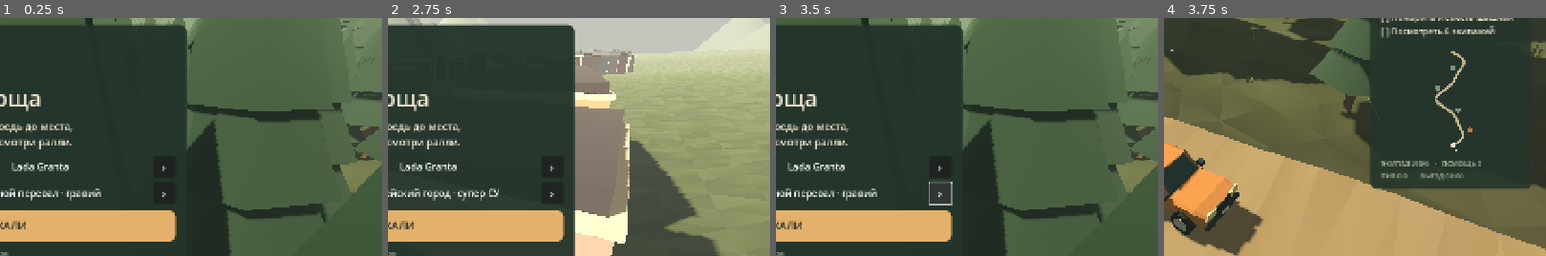
Above: before the commit, frames 1-4 (left to right).
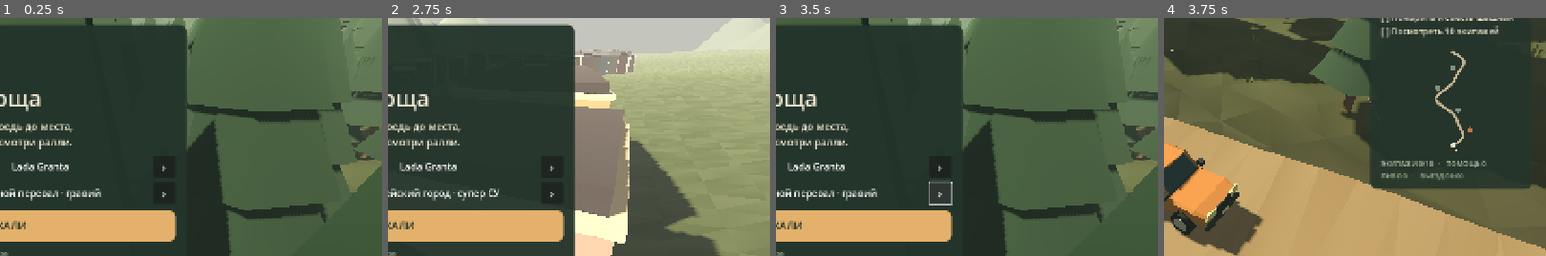
Above: after the commit, the same moments.

Repository: DaniilSmirnov/rfm-simulator
Game: Godot game, scene res://main.tscn
Two runs of this game, one before a commit and one after it. Both use one fixed random seed, a clock stepped at 60 frames per second and the inputs below.
Inputs:
- Up to frame 1 (0.25 s): no input
- Up to frame 2 (2.75 s): click "‹" at 0.5 s; click "›" at 1.25 s; click "‹" at 2 s
- Up to frame 3 (3.5 s): click "›" at 2.75 s
- Up to frame 4 (3.75 s): click "ПОЕХАЛИ" at 3.5 s
The pictures show only the part of the screen within x 50-100%, y 19-69%; the shares and areas given below are measured in that part.

Frames 1-3 are identical in both runs. In frame 4, 0.4% of the frame differs, in the area x 68-88%, y 3-63%.

Commit message:
Limit rally to ten crews and count each participant once

Diff:
--- a/game/scripts/game.gd
+++ b/game/scripts/game.gd
@@ -141,6 +141,7 @@
 var drink_committed = false
 var can_opened = false
 var beer_audio: AudioStreamPlayer
+const RALLY_CREW_LIMIT = 10
 var rally_spawn_count = 0
 var racing = false
 var race_clock = 0.0
@@ -626,10 +627,11 @@
 	toast_label.visible = toast_time > 0 and not mobile_mode
 	if racing and (not room.connected or room.is_host):
 		race_clock += delta
-		spawn_clock -= delta
-		if spawn_clock <= 0:
-			spawn_racer()
-			spawn_clock = rng.randf_range(17, 23)
+		if rally_spawn_count < RALLY_CREW_LIMIT:
+			spawn_clock -= delta
+			if spawn_clock <= 0:
+				spawn_racer()
+				spawn_clock = rng.randf_range(17, 23)
 	_update_hud()
 	engine_audio.pitch_scale = 0.75 + absf(speed) / 18.0
 	engine_audio.volume_db = -21 if in_car else -35
@@ -1080,6 +1082,8 @@
 	return true
 
 func spawn_racer(forced: String = "") -> void:
+	if rally_spawn_count >= RALLY_CREW_LIMIT or dead or finished:
+		return
 	if not racing:
 		if in_car:
 			return
@@ -1140,8 +1144,7 @@
 				racer.target.y = stage.ground(racer.target)
 				toast("ВЫЛЕТ! Отойди с траектории!" if racer.kind == "crash" else "Экипаж застрял. Нужен трос — T рядом с машиной.")
 			elif s > racer.focus + 45 and not racer.counted:
-				racer.counted = true
-				passed += 1
+				count_racer(racer)
 			if s >= Stage.LENGTH - 1 or s > racer.focus + 150:
 				to_remove.append(racer)
 		elif racer.state == "offroad":
@@ -1152,9 +1155,7 @@
 			if t >= 1:
 				racer.state = "stranded"
 				racer.age = 0
-				if not racer.counted:
-					racer.counted = true
-					passed += 1
+				count_racer(racer)
 		elif racer.state == "rock_bounce":
 			var steps = maxi(1, int(ceil(delta / (1.0 / 120.0))))
 			var dt = delta / steps
@@ -1183,9 +1184,7 @@
 				racer.motion.rock_impulse(contact.normal, node.rotation.y)
 				racer.state = "rock_bounce"
 				racer.age = 0.0
-				if not racer.counted:
-					racer.counted = true
-					passed += 1
+				count_racer(racer)
 		if racer.state in ["racing", "offroad", "rock_bounce"]:
 			var tree_hit = stage.obstacle_hit(racer.previous, node.position, 0.95)
 			if tree_hit >= 0:
@@ -1212,6 +1211,8 @@
 					racer.age = 0
 					toast("Столкновение машин! Экипаж остановился.")
 					break
+		if racer.state in ["stranded", "stopped"]:
+			count_racer(racer)
 		var d = node.position.distance_to(player_position())
 		if d < nearest_d and racer.state in ["racing", "offroad"]:
 			nearest = node
@@ -1316,8 +1317,8 @@
 
 func _update_hud() -> void:
 	var distance = int(player_position().distance_to(stage.clearings[target_clearing]))
-	quest_label.text = "%s Найти место  ·  %d м\n%s Разложить стол\n%s Поставить стулья\n%s Пожарить и съесть шашлык\n%s Посмотреть 6 экипажей" % ["[x]" if camp != null else "[ ]", distance, "[x]" if camp != null else "[ ]", "[x]" if has_chairs else "[ ]", "[x]" if eaten else "[ ]", "[x]" if passed >= 6 else "[ ]"]
-	status_label.text = "ЭКИПАЖИ %d/6   ·   ПОМОЩЬ %d\nПИВО %d   ·   ВЫЕЗД %02d:%02d" % [passed, helped, beers, int(elapsed) / 60, int(elapsed) % 60]
+	quest_label.text = "%s Найти место  ·  %d м\n%s Разложить стол\n%s Поставить стулья\n%s Пожарить и съесть шашлык\n%s Посмотреть %d экипажей" % ["[x]" if camp != null else "[ ]", distance, "[x]" if camp != null else "[ ]", "[x]" if has_chairs else "[ ]", "[x]" if eaten else "[ ]", "[x]" if passed >= RALLY_CREW_LIMIT else "[ ]", RALLY_CREW_LIMIT]
+	status_label.text = "ЭКИПАЖИ %d/%d   ·   ПОМОЩЬ %d\nПИВО %d   ·   ВЫЕЗД %02d:%02d" % [passed, RALLY_CREW_LIMIT, helped, beers, int(elapsed) / 60, int(elapsed) % 60]
 	if in_car:
 		info_label.text = "%02d КМ/Ч    ·    ЛЕГКОВУШКА %d%%    ·    %s" % [int(absf(speed) * 3.6), int(condition), "ОБОЧИНА" if stage.road_distance(car.position) > 4 else "ГРАВИЙ / КОЛЕЯ"]
 		hint_label.text = "WASD / стрелки — газ и руль   ·   Space — тормоз   ·   E — выйти   ·   Q — случайная поляна   ·   Home — вернуть на СУ"
@@ -1349,7 +1350,7 @@
 func _check_finish() -> void:
 	if dead:
 		return
-	if camp != null and has_chairs and eaten and eat_time < 0 and passed >= 6:
+	if camp != null and has_chairs and eaten and eat_time < 0 and passed >= RALLY_CREW_LIMIT:
 		finished = true
 		_show_result("Идеальный раллийный овощ", "Шашлык съеден. Ралли посмотрено. Ты выжил.\n\nЭкипажи: %d  ·  Помощь тросом: %d\nПиво: %d  ·  Машина: %d%%\n\nДень в лесу удался." % [passed, helped, beers, condition])
 
@@ -1456,6 +1457,12 @@
 	racer.slide_speed = 0.0
 	racer.state = "racing"
 	racer.kind = "pass"
-	racer.counted = true
+	count_racer(racer)
 	racer.age = 0.0
 	helped += 1
+
+func count_racer(racer: Dictionary) -> void:
+	if racer.get("counted", false):
+		return
+	racer.counted = true
+	passed = mini(RALLY_CREW_LIMIT, passed + 1)
--- /dev/null
+++ b/game/tests/test_crew_limit.gd
@@ -0,0 +1,48 @@
+extends SceneTree
+var failures = 0
+func check(ok: bool, title: String) -> void:
+	print(("PASS: " if ok else "FAIL: ") + title)
+	if not ok:
+		failures += 1
+func _initialize() -> void:
+	call_deferred("run")
+func run() -> void:
+	var game = load("res://main.tscn").instantiate()
+	root.add_child(game)
+	await process_frame
+	game.set_process(false)
+	game.room.set_process(false)
+	game.start_game()
+	game.in_car = false
+	game.walker = game.stage.clearings[0]
+	for i in range(15):
+		game.spawn_racer("pass")
+	check(game.rally_spawn_count == 10 and game.racers.size() == 10, "rally spawns exactly ten crews even with repeated manual requests")
+	var racer = game.racers[0]
+	game.count_racer(racer)
+	game.count_racer(racer)
+	check(game.passed == 1, "same crew is counted once")
+	game.recover_racer(racer)
+	check(game.passed == 1 and game.helped == 1, "towing an already counted crew never increments viewed crews")
+	for other in game.racers:
+		game.count_racer(other)
+	check(game.passed == 10, "ten distinct crews complete the rally count")
+	game.count_racer({"counted": false})
+	check(game.passed == 10, "crew counter cannot overflow ten")
+	game._update_hud()
+	check(game.status_label.text.contains("10/10") and game.quest_label.text.contains("10 экипажей"), "HUD and quest use ten-crew target")
+	game.camp = Node3D.new()
+	game.add_child(game.camp)
+	game.has_chairs = true
+	game.eaten = true
+	game.passed = 9
+	game._check_finish()
+	check(not game.finished, "picnic with nine crews does not finish the demo")
+	game.passed = 10
+	game._check_finish()
+	check(game.finished, "picnic with ten crews finishes the demo")
+	await game._shutdown_audio()
+	game.queue_free()
+	await process_frame
+	print("CREW LIMIT RESULT: %d failures" % failures)
+	quit(1 if failures else 0)
--- a/game/tests/test_demo.gd
+++ b/game/tests/test_demo.gd
@@ -123,9 +123,9 @@
 	check(scene.dead, "moving rally car collision kills spectator")
 	# Victory is separate from death and includes complete picnic.
 	scene.dead = false
-	scene.passed = 6
+	scene.passed = scene.RALLY_CREW_LIMIT
 	scene._check_finish()
-	check(scene.finished, "full picnic and six crews complete demo")
+	check(scene.finished, "full picnic and ten crews complete demo")
 	print("RESULT: %d checks, %d failures" % [checks, failures])
 	await scene._shutdown_audio()
 	scene.queue_free()
Not shown, changed: scripts/test-game.mjs
